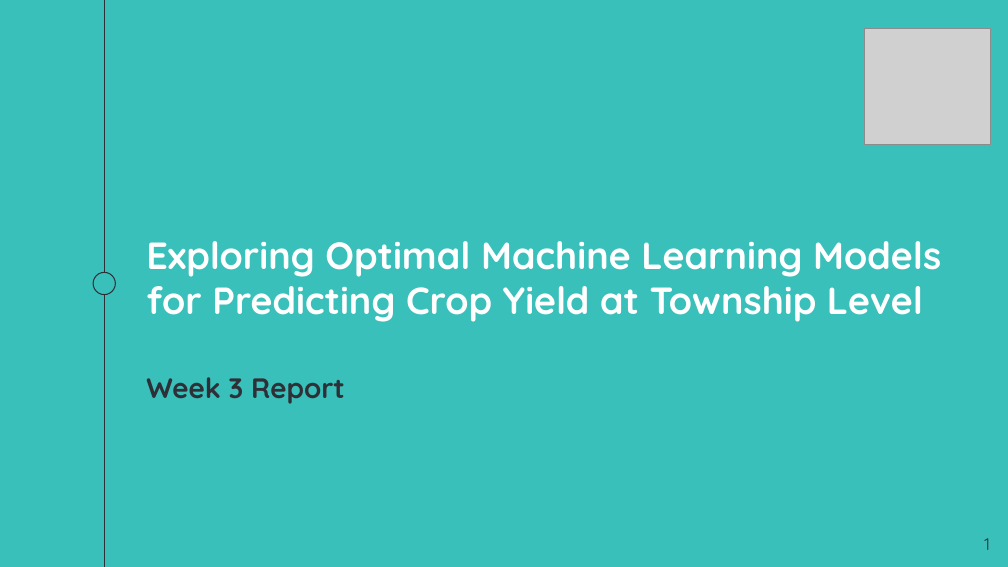
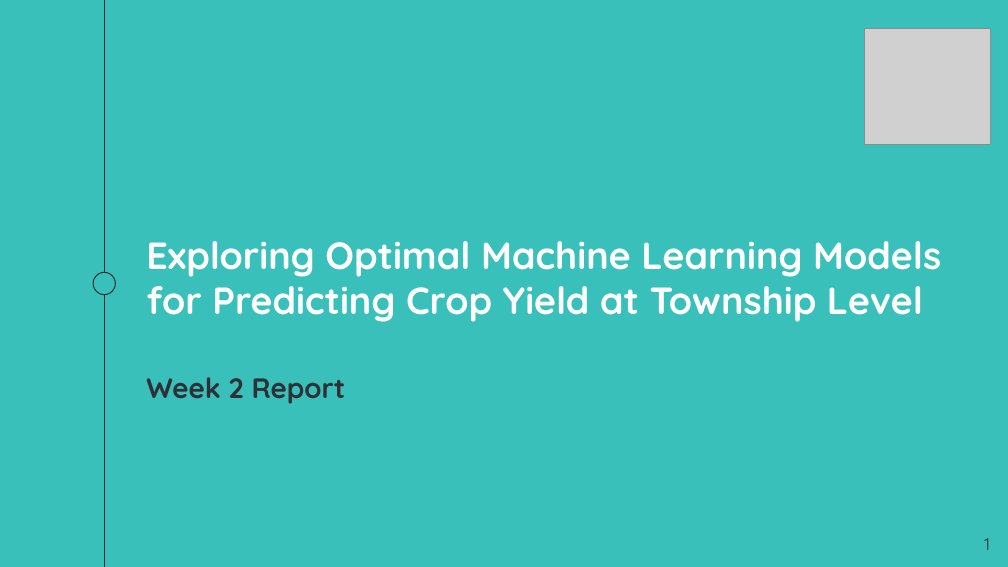
Before and after one commit to navdeep94/AAFC_UBC_Capstone_Crop_Prediction, a slide deck: slide 1 of admin/weekly-updates/AAFC_Capstone_week3.pptx. Drawn at 1008x567 pixels with LibreOffice and Linux fonts; fonts in the diff are those of the drawing; grey boxes stand for pictures. Boxes give left, top, right and bottom in pixels: in the first picture for what was removed or moved away, otherwise in the second. Text is boxed around its words. In the diff, an @@ line names an element or a change of style, - is before the commit and + after.

```diff
--- a/admin/weekly-updates/AAFC_Capstone_week3.pptx
+++ b/admin/weekly-updates/AAFC_Capstone_week3.pptx
@@ title at (146, 377, 346, 404): text changed @@
-Week 3 Report
+Week 2 Report
```
Also in this commit, not shown: 3 other slides changed, 2 slides added, 2 slides removed, 5 other files.
